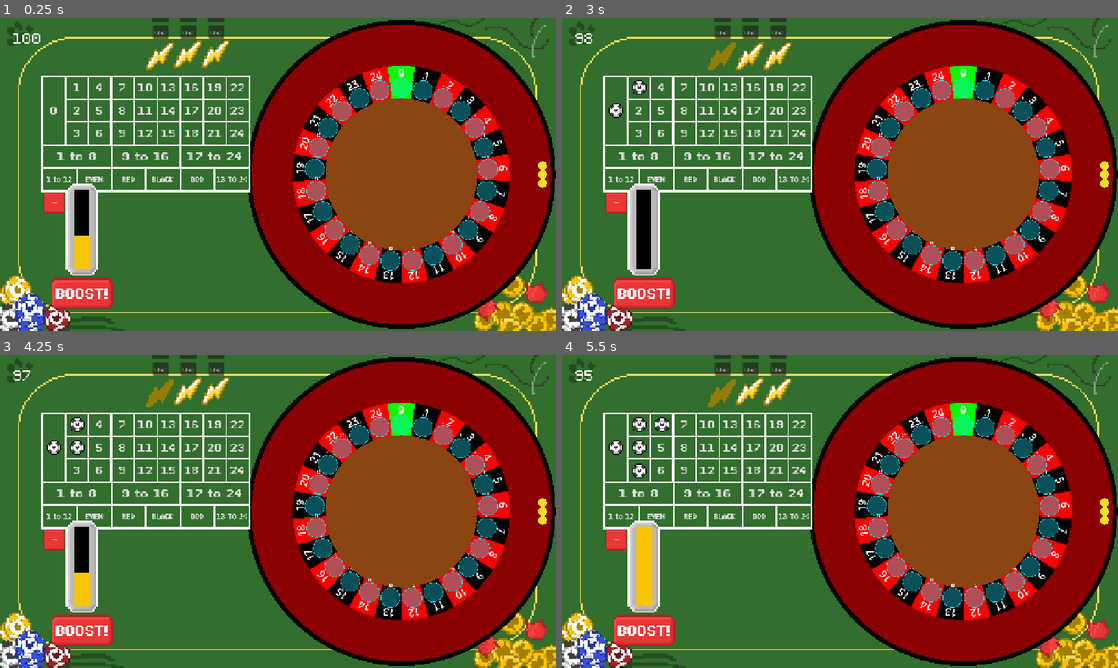
Above: before the commit, frames 1-4 (two rows, left to right).
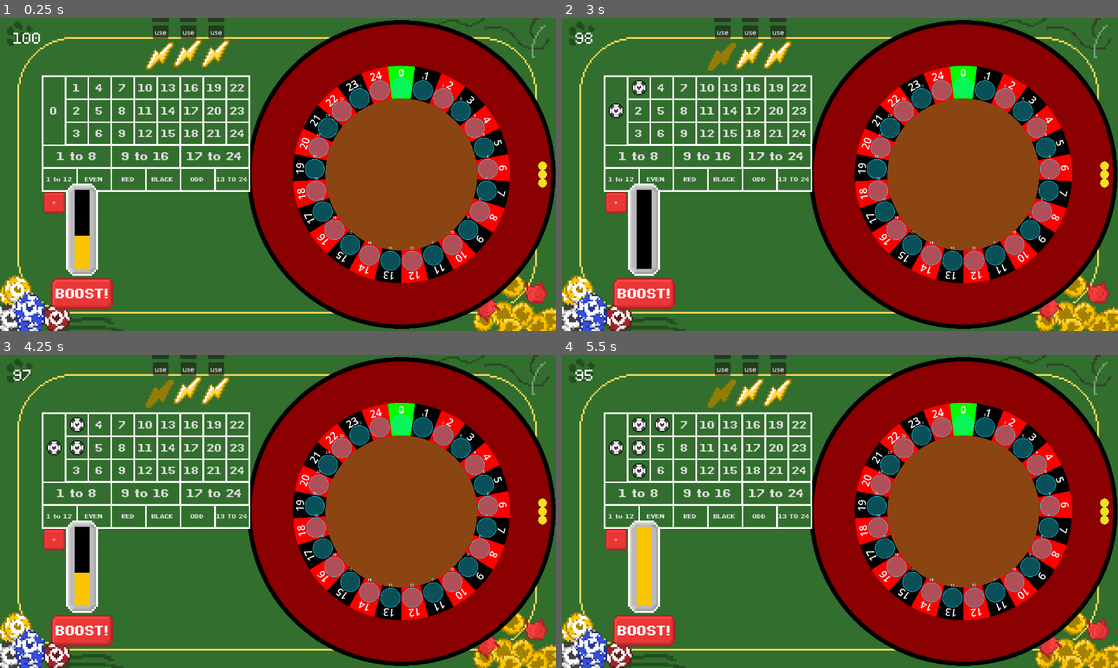
Above: after the commit, the same moments.

Repository: DuneRanger/Very-Serious-GameJam-2026
Game: Godot game, scene res://scenes/game/game_scene/game_scene.tscn
Same seed, same stepped clock (60 frames per second), same inputs: the game is played once before the commit and once after it. Sound files missing from this copy of the repository are replaced by a short silence.
Inputs:
- Up to frame 1 (0.25 s): no input
- Up to frame 2 (3 s): click "use" at 0.5 s; click "+" at 1.25 s; click "0" at 2 s; click "1" at 2.75 s
- Up to frame 3 (4.25 s): click "2" at 3.5 s
- Up to frame 4 (5.5 s): click "3" at 4.25 s; click "4" at 5 s

The runs differ from the first frame. In frame 1, 6.4% of the frame differs, in the area x 0-100%, y 0-100%; in frame 2, 6.5%; in frame 3, 6.5%; in frame 4, 6.6%.

Commit message:
Renamed a few animation functions

Diff:
--- a/project.godot
+++ b/project.godot
@@ -30,8 +30,6 @@
 window/size/viewport_height=720
 window/size/window_width_override=1280
 window/size/window_height_override=720
-window/stretch/mode="canvas_items"
-window/stretch/aspect="expand"
 
 [gui]
 
--- a/scenes/game/UI_elements/animated_sprites/boost_symbol/boost_symbol.gd
+++ b/scenes/game/UI_elements/animated_sprites/boost_symbol/boost_symbol.gd
@@ -2,31 +2,30 @@
 
 @onready var animation_player: AnimationPlayer = $Control/AnimationPlayer
 @onready var boost_used_sprite: Sprite2D = $Control/BoostUsedSprite
-@onready var animated_sprite_2d: AnimatedSprite2D = $Control/RefilAnimation/AnimatedSprite2D
 @onready var boost_sprite: Sprite2D = $Control/BoostSprite
 
 
 # Called when the node enters the scene tree for the first time.
 func _ready() -> void:
-	boost_idle()
+	boost_idle_anim()
 
-func boost_idle():
+func boost_idle_anim():
 	animation_player.play("boost_idle")
 	var randomTime = randf_range(0, 4)
 	animation_player.seek(randomTime)
 
-func refil_boost():
+func refil_boost_anim():
 	animation_player.play("RefilBoost")
 
 
-func use_boost():
+func use_boost_anim():
 	animation_player.play("UseBoost")
 
 
 
 func _on_test_button_pressed() -> void:
-	refil_boost()
+	refil_boost_anim()
 
 
 func _on_test_button_2_pressed() -> void:
-	use_boost()
+	use_boost_anim()
